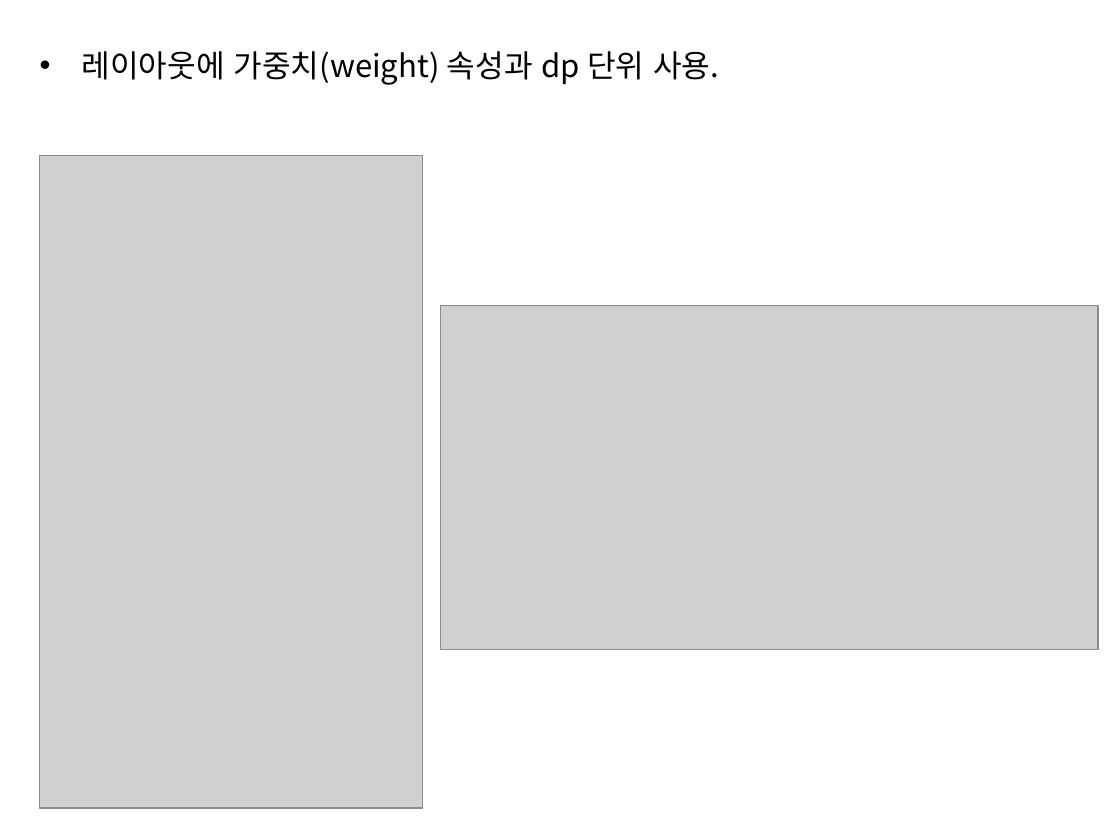
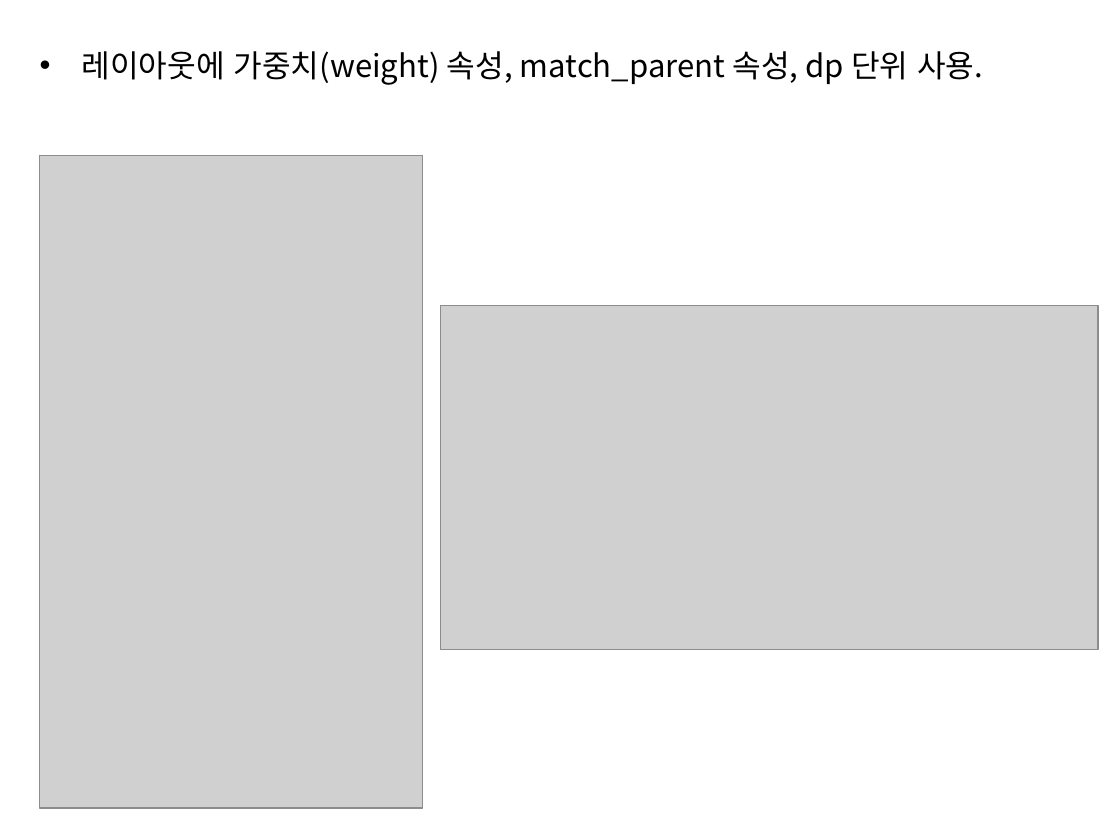
Before and after one commit to sc545/Beacon, a slide deck: slide 7 of 안드로이드 UI.pptx. Drawn at 1120x840 pixels with LibreOffice and Linux fonts; fonts in the diff are those of the drawing; grey boxes stand for pictures. Boxes give left, top, right and bottom in pixels: in the first picture for what was removed or moved away, otherwise in the second. Text is boxed around its words. In the diff, an @@ line names an element or a change of style, - is before the commit and + after.

```diff
--- a/안드로이드 UI.pptx
+++ b/안드로이드 UI.pptx
@@ text at (x1=82, y1=51, x2=983, y2=85): text changed @@
-• 레이아웃에 가중치(weight) 속성과 dp 단위 사용.
+• 레이아웃에 가중치(weight) 속성, match_parent 속성, dp 단위 사용.
```
Also in this commit, not shown: 7 other slides changed, 6 slides added, 17 slides removed, 17 other files.
